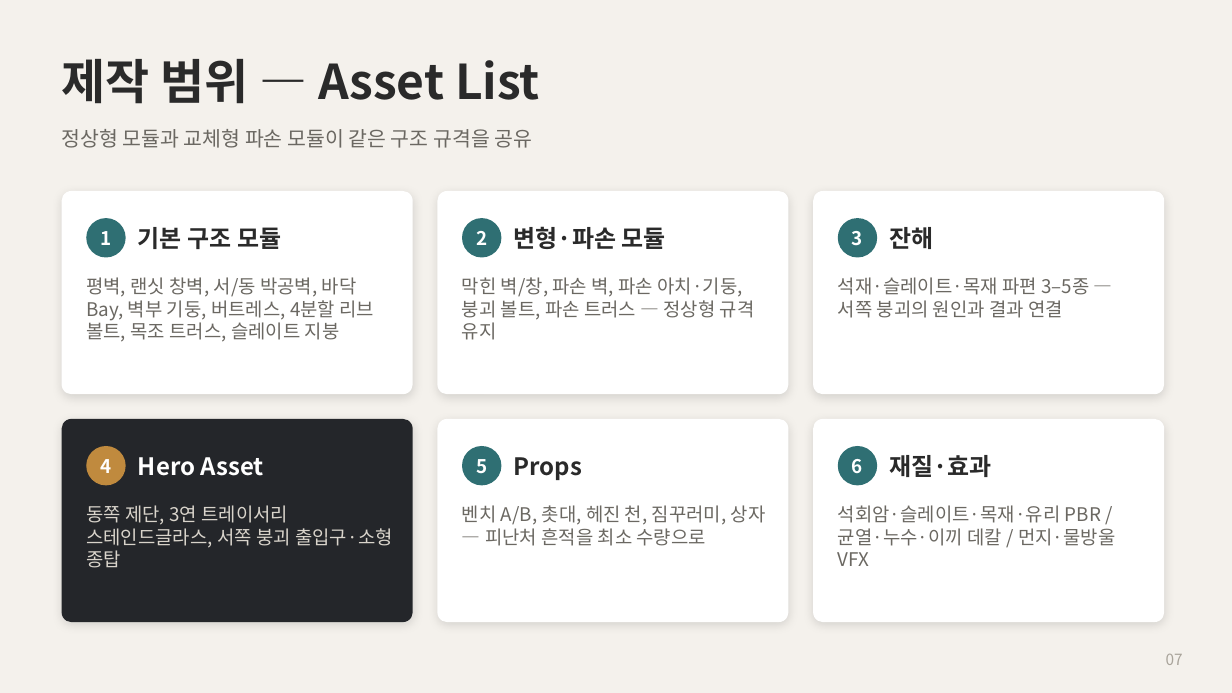
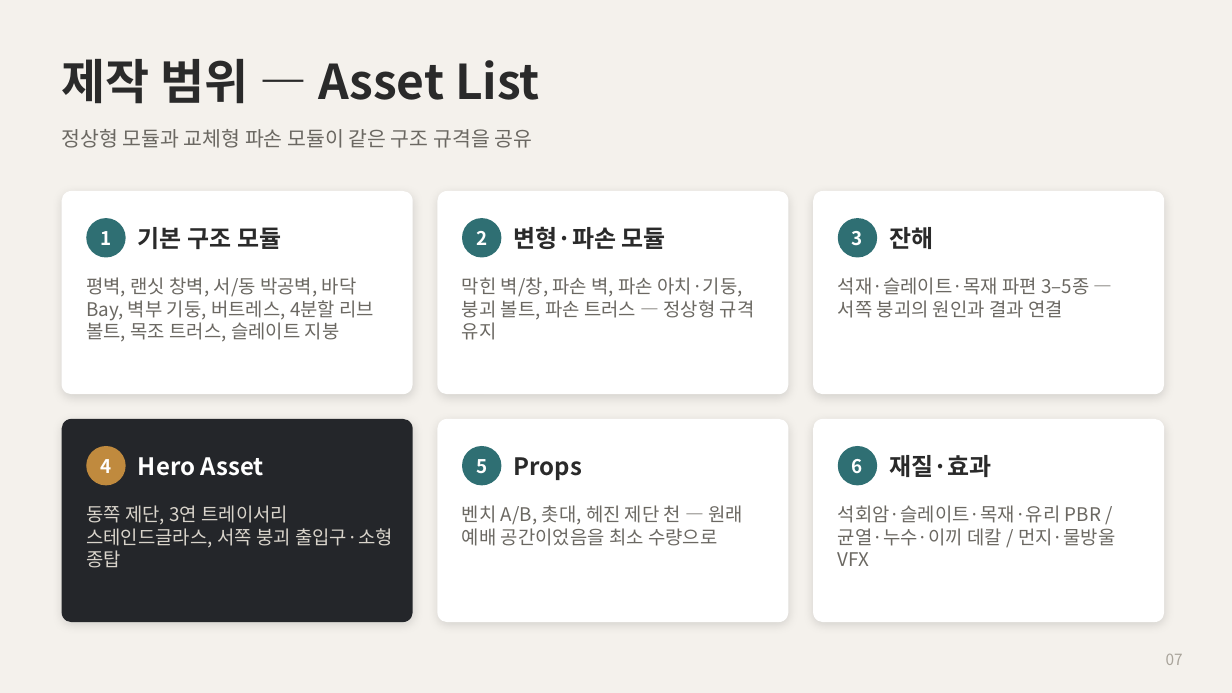
Before and after one commit to JiwonEnv/Unreal-Engine-5-Ruined-Gothic-Chapel-Environment, a slide deck: slide 7 of SourceAssets/Docs/GothicChapel_Project_Overview_v2.pptx. Drawn at 1232x693 pixels with LibreOffice and Linux fonts; fonts in the diff are those of the drawing. Boxes give left, top, right and bottom in pixels: in the first picture for what was removed or moved away, otherwise in the second. Text is boxed around its words. In the diff, an @@ line names an element or a change of style, - is before the commit and + after.

Commit message:
feat: 제단 스컬핑 진행분 반영 및 프로젝트 설정 정리
- ZBrush 고딕 제단 스컬핑 진행분 반영
- 피난처 서사를 삭제하고 붕괴 후 방치된 예배당으로 설정 정리
- 소품 범위를 벤치·촛대·헤진 제단 천으로 조정
- README와 프로젝트 개요 PPT 및 생성 스크립트 수정
- 스컬핑 진행 상태와 작업기록 업데이트

```diff
--- a/SourceAssets/Docs/GothicChapel_Project_Overview_v2.pptx
+++ b/SourceAssets/Docs/GothicChapel_Project_Overview_v2.pptx
@@ text at [462,505,744,546]: text changed @@
-벤치 A/B, 촛대, 헤진 천, 짐꾸러미, 상자 — 피난처 흔적을 최소 수량으로
+벤치 A/B, 촛대, 헤진 제단 천 — 원래 예배 공간이었음을 최소 수량으로
```
Also in this commit, not shown: 4 other slides changed, 4 other files.
